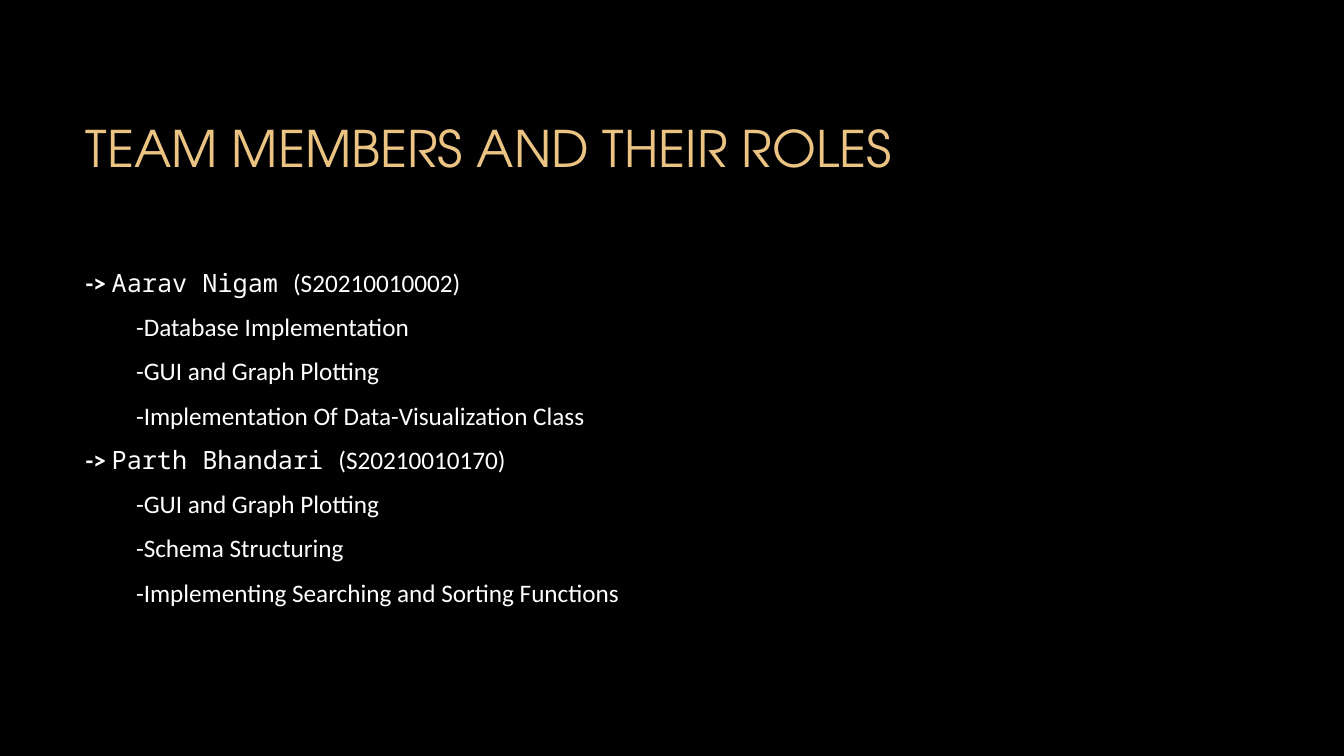
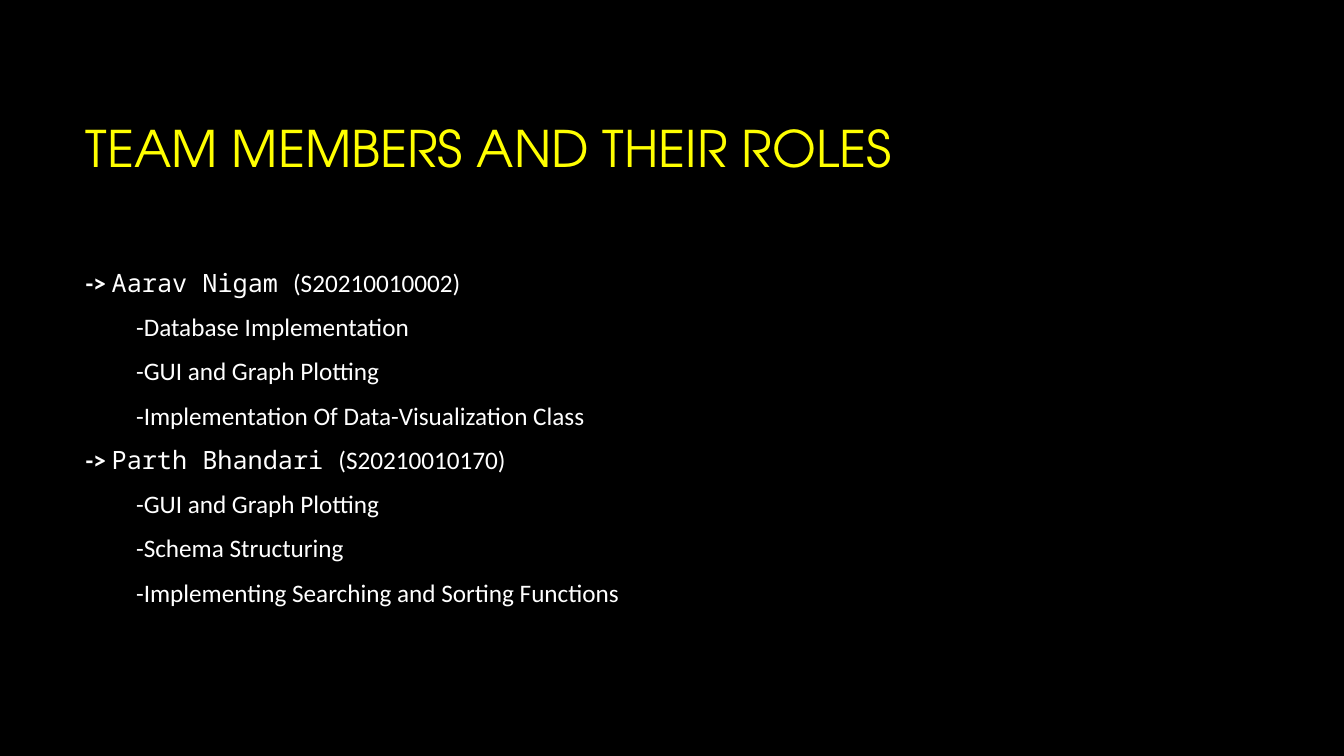
Before and after one commit to AvatarAarav/Economy_Data_Visualization, a slide deck: slide 7 of Economy_Data_Visualizaton_Presentation.pptx. Drawn at 1344x756 pixels with LibreOffice and Linux fonts; fonts in the diff are those of the drawing; background and template pictures are left out. Boxes give left, top, right and bottom in pixels: in the first picture for what was removed or moved away, otherwise in the second. Text is boxed around its words. In the diff, an @@ line names an element or a change of style, - is before the commit and + after.

```diff
--- a/Economy_Data_Visualizaton_Presentation.pptx
+++ b/Economy_Data_Visualizaton_Presentation.pptx
@@ title "TEAM MEMBERS AND THEIR ROLES" at [86, 129, 892, 168]: text colour #EBC483 to #FFFF00 @@
```
Also in this commit, not shown: 3 other slides changed.
